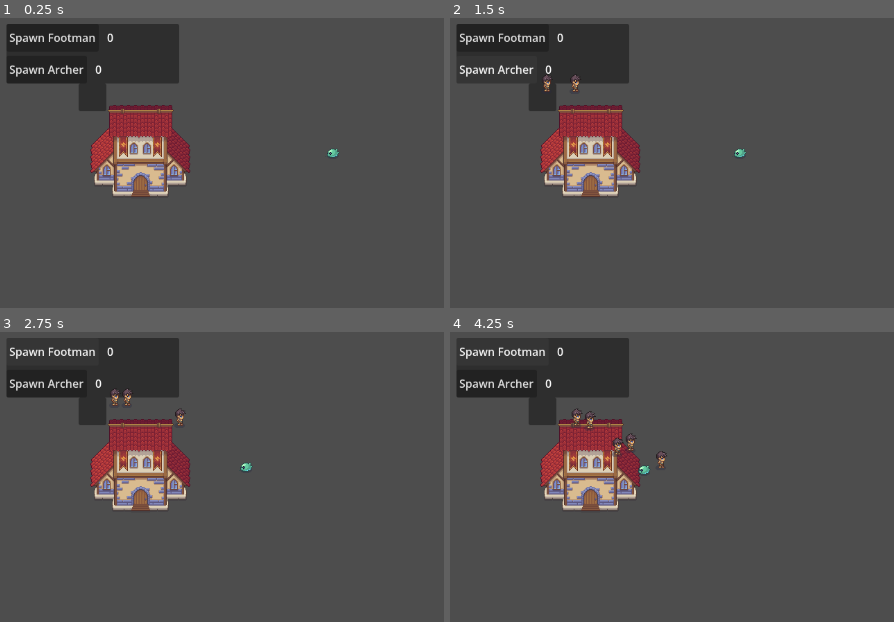
Above: before the commit, frames 1-4 (two rows, left to right).
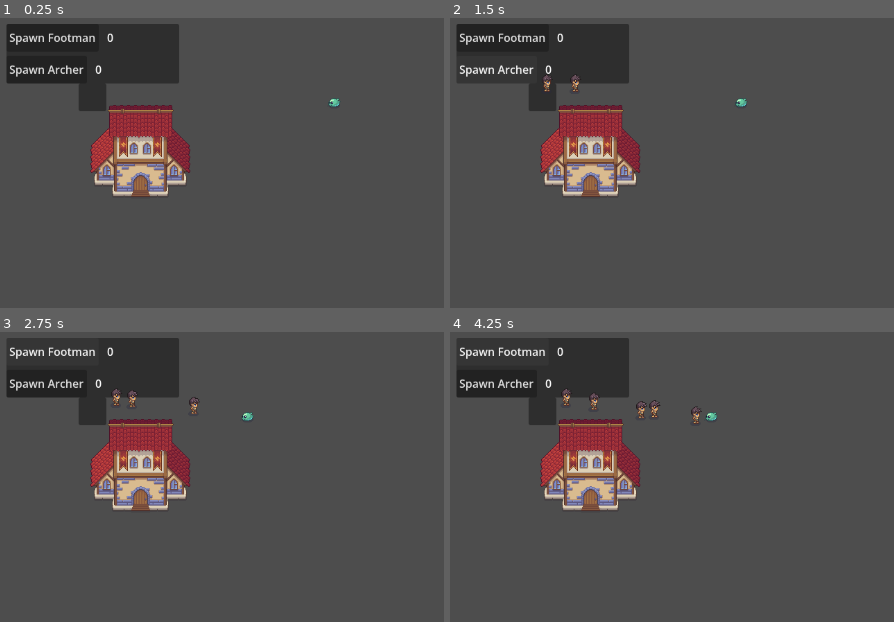
Above: after the commit, the same moments.

Repository: Uziel-8/PL-RTS-POC
Game: Godot game, scene res://Scenes/level.tscn
Two runs of this game, one before a commit and one after it. Both use one fixed random seed, a clock stepped at 60 frames per second and the inputs below.
Inputs:
- Up to frame 1 (0.25 s): no input
- Up to frame 2 (1.5 s): click "Spawn Footman" at 0.5 s; click "Spawn Archer" at 1.25 s
- Up to frame 3 (2.75 s): click "Spawn Footman" at 2 s
- Up to frame 4 (4.25 s): click "Spawn Archer" at 2.75 s; click "Spawn Footman" at 3.5 s

The runs differ from the first frame. In frame 1, 0.1% of the frame differs, in the area x 73-77%, y 27-49%; in frame 2, 0.1%; in frame 3, 0.5%; in frame 4, 1.0%, in the area x 25-61%, y 19-49%.

Commit message:
Added knockback because I am a chad. It is currently terrible, so I will need to make it good

Diff:
--- a/Resources/archer_data.tres
+++ b/Resources/archer_data.tres
@@ -8,6 +8,7 @@
 description = "Pointy stick deliveryman"
 health = 50
 damage = 10
+knockback = 10.0
 is_ranged = true
 speed = 70.0
 metadata/_custom_type_script = "uid://bme3vjn2s834"
--- a/Resources/footman_data.tres
+++ b/Resources/footman_data.tres
@@ -8,5 +8,6 @@
 description = "Basic bitch"
 health = 100
 damage = 25
+knockback = 20.0
 speed = 100.0
 metadata/_custom_type_script = "uid://bme3vjn2s834"
--- a/Resources/slime_data.tres
+++ b/Resources/slime_data.tres
@@ -8,5 +8,6 @@
 description = "Pleb slime"
 health = 60
 damage = 10
+knockback = 5.0
 speed = 50.0
 metadata/_custom_type_script = "uid://bme3vjn2s834"
--- a/Resources/unit_data.gd
+++ b/Resources/unit_data.gd
@@ -6,5 +6,6 @@
 @export var description: String
 @export var health: int
 @export var damage: int
+@export var knockback: float
 @export var is_ranged: bool = false
 @export var speed: float
--- a/Scenes/level.tscn
+++ b/Scenes/level.tscn
@@ -10,7 +10,7 @@
 position = Vector2(68, 166)
 
 [node name="EnemyFootman" parent="." unique_id=589809425 instance=ExtResource("2_k5f4k")]
-position = Vector2(359, 99)
+position = Vector2(361, 26)
 
 [node name="Camera2D" type="Camera2D" parent="." unique_id=1528778811]
 
--- a/Units/enemy_footman.gd
+++ b/Units/enemy_footman.gd
@@ -10,11 +10,14 @@
 
 	move_and_slide()
 
-func take_damage(damage):
+func take_damage(damage, knockback):
 	##this could be componentized
 	print(damage, " enemy got hit")
 	health -= damage
 	print("new health: ", health)
+	print("Knockback: ", knockback)
+	##MAKE THE BELOW LESS SHIT
+	position.x += knockback
 	if health <= 0:
 		_die()
 
--- a/Units/player_footman.gd
+++ b/Units/player_footman.gd
@@ -62,9 +62,10 @@
 		target == null
 		state = state_list.WANDER
 
-func take_damage(damage):
+func take_damage(damage, knockback):
 	##this could be componentized
 	print(damage, " player got hit")
+	##add in something for getting knocked back
 
 
 func _on_attacking_zone_body_entered(body: Node2D) -> void:
@@ -78,7 +79,7 @@
 func _attacking():
 	if can_attack:
 		attack_cooldown.start()
-		target.take_damage(unit_data.damage)
+		target.take_damage(unit_data.damage, unit_data.knockback)
 		can_attack = false
 
 
